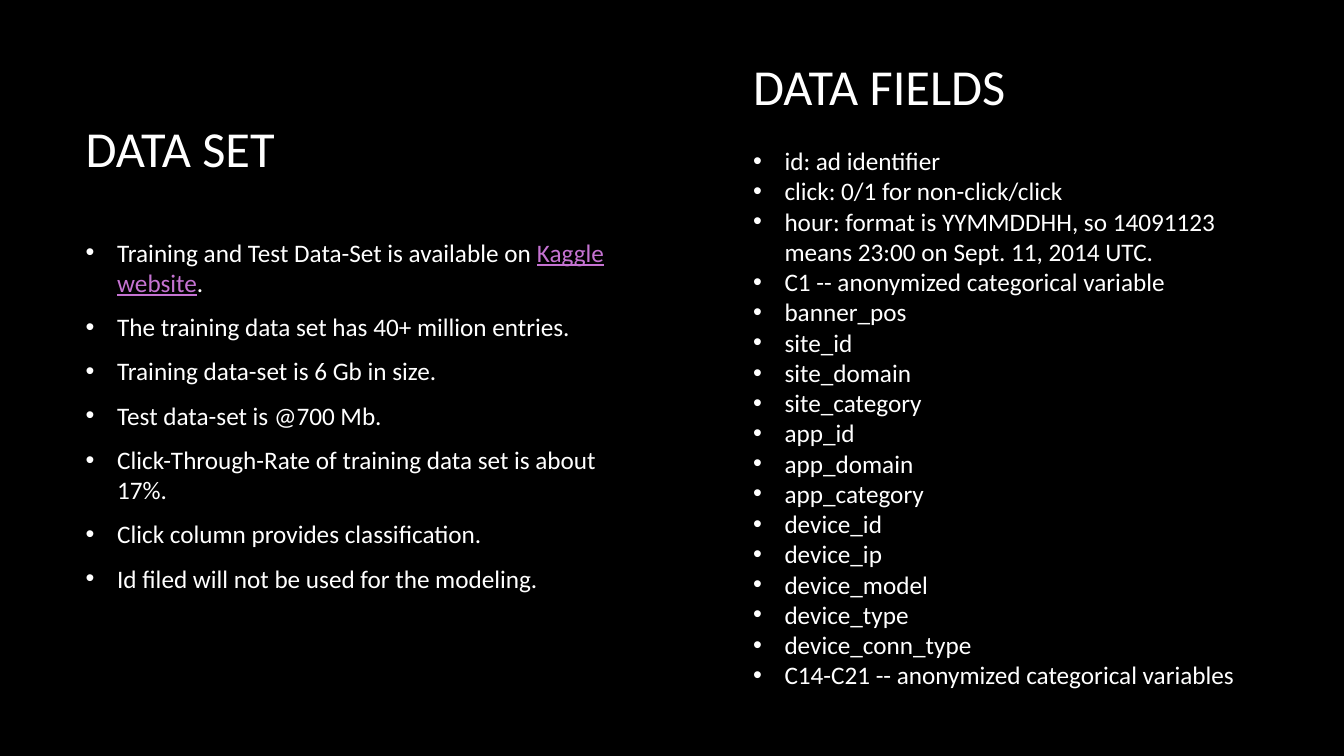
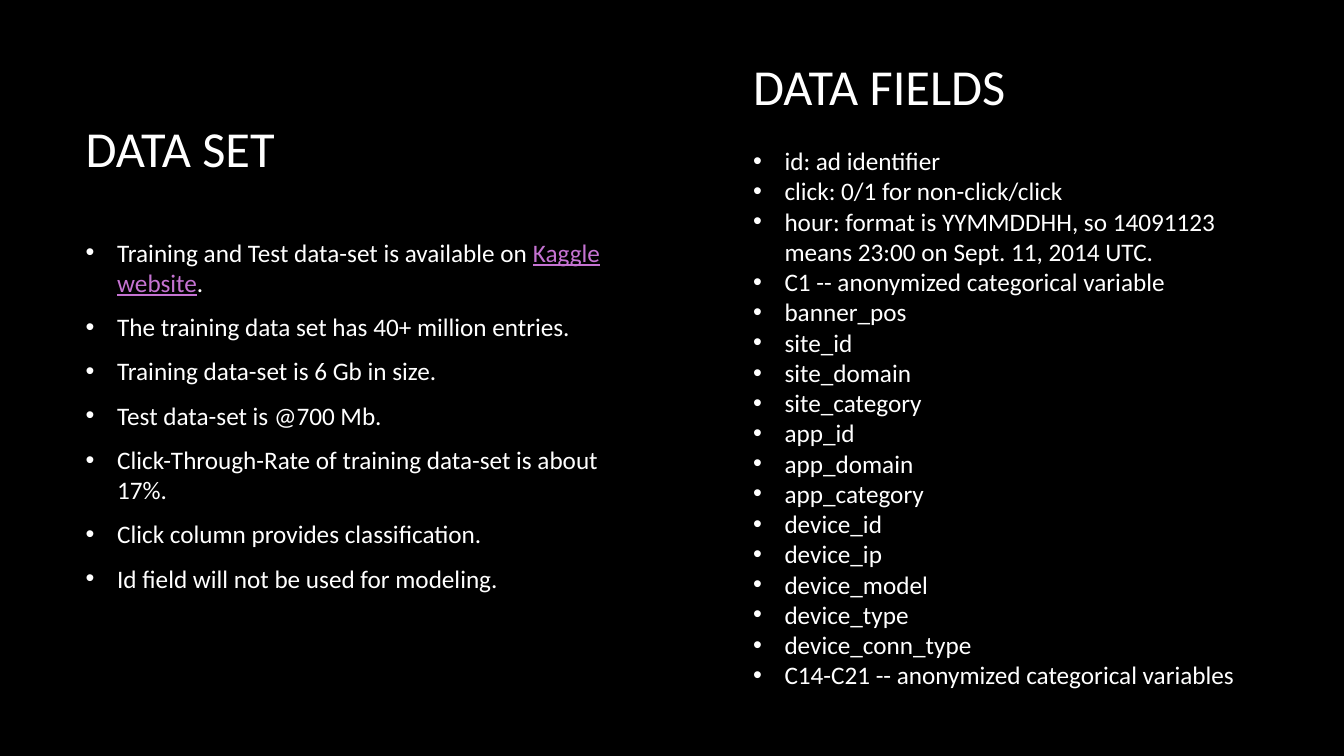
Before and after one commit to ameeshbaxi/data_science_workshop, a slide deck: slide 4 of capstone_project/slides/predict_ctr_abaxi.pptx. Drawn at 1344x756 pixels with LibreOffice and Linux fonts; fonts in the diff are those of the drawing; background and template pictures are left out. Boxes give left, top, right and bottom in pixels: in the first picture for what was removed or moved away, otherwise in the second. Text is boxed around its words. In the diff, an @@ line names an element or a change of style, - is before the commit and + after.

```diff
--- a/capstone_project/slides/predict_ctr_abaxi.pptx
+++ b/capstone_project/slides/predict_ctr_abaxi.pptx
@@ text at <box>117,244,600,296</box>: text changed @@
-• Training and Test Data-Set is available on Kaggle website.
+• Training and Test data-set is available on Kaggle website.
@@ text at <box>117,451,597,499</box>: text changed @@
-• Click-Through-Rate of training data set is about 17%.
+• Click-Through-Rate of training data-set is about 17%.
@@ text at <box>117,570,497,593</box>: text changed @@
-• Id filed will not be used for the modeling.
+• Id field will not be used for modeling.
```
Also in this commit, not shown: 14 other slides changed, 2 slides added, 1 other file.
